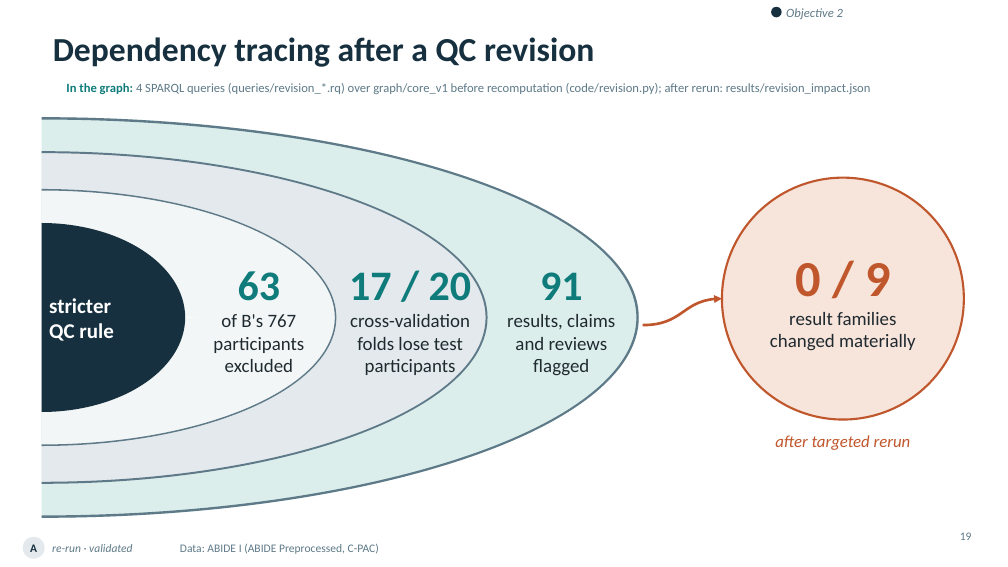
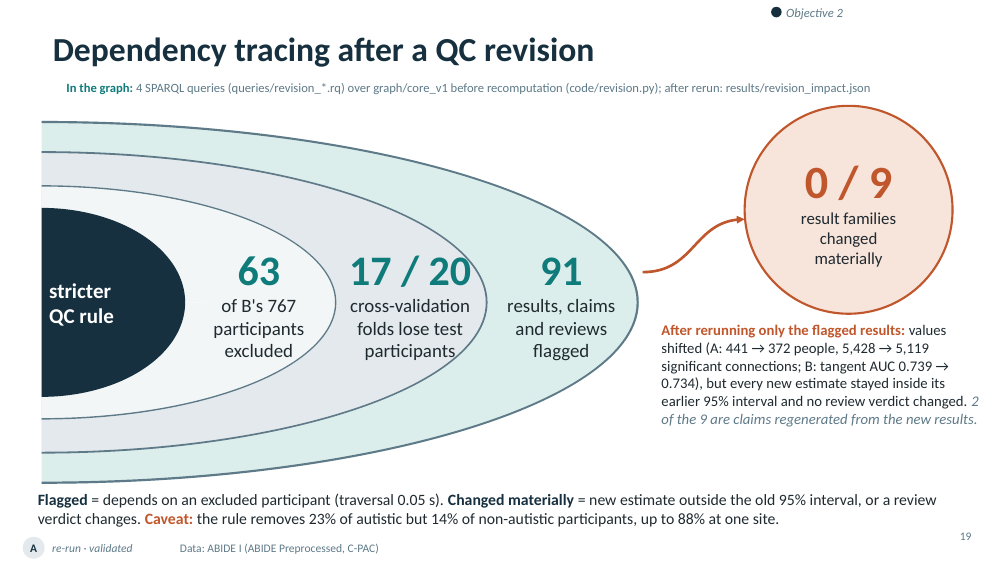
Before and after one commit to ReproNim/llm-workshop-kg, a slide deck: slide 19 of slides/Knowledge_Graphs_Skills_Neuroimaging_v4.pptx. Drawn at 1008x567 pixels with LibreOffice and Linux fonts; fonts in the diff are those of the drawing; background and template pictures are left out. Boxes give left, top, right and bottom in pixels: in the first picture for what was removed or moved away, otherwise in the second. Text is boxed around its words. In the diff, an @@ line names an element or a change of style, - is before the commit and + after.

```diff
--- a/slides/Knowledge_Graphs_Skills_Neuroimaging_v4.pptx
+++ b/slides/Knowledge_Graphs_Skills_Neuroimaging_v4.pptx
@@ ellipse "0 / 9": place and size @@
-ellipse "0 / 9" at (722, 178, 964, 420)
+ellipse "0 / 9" at (745, 106, 953, 314)
@@ ellipse "0 / 9" at (745, 106, 953, 314): size 48 to 44 pt in "0 / 9"; size 18 to 16 pt @@
@@ arch (boxed as its full ring): place and size @@
-arch (boxed as its full ring) at (0, 117, 639, 518)
+arch (boxed as its full ring) at (0, 121, 639, 484)
@@ arch (boxed as its full ring): place and size @@
-arch (boxed as its full ring) at (0, 117, 639, 518)
+arch (boxed as its full ring) at (0, 121, 639, 484)
@@ arch (boxed as its full ring): place and size @@
-arch (boxed as its full ring) at (0, 151, 488, 484)
+arch (boxed as its full ring) at (0, 151, 488, 454)
@@ arch (boxed as its full ring): place and size @@
-arch (boxed as its full ring) at (0, 151, 488, 484)
+arch (boxed as its full ring) at (0, 151, 488, 454)
@@ pie slice (boxed as its full ellipse): place and size @@
-pie slice (boxed as its full ellipse) at (0, 223, 185, 412)
+pie slice (boxed as its full ellipse) at (0, 208, 185, 397)
@@ arch (boxed as its full ring): place and size @@
-arch (boxed as its full ring) at (0, 189, 337, 446)
+arch (boxed as its full ring) at (0, 185, 337, 420)
@@ arch (boxed as its full ring): place and size @@
-arch (boxed as its full ring) at (0, 189, 337, 446)
+arch (boxed as its full ring) at (0, 185, 337, 420)
@@ text "63" rewrapped from (213, 271, 304, 372) to (213, 256, 304, 363) @@
@@ text "17 / 20": place and size @@
-text "17 / 20" at (349, 265, 472, 378)
+text "17 / 20" at (349, 250, 472, 363)
@@ text "91": place and size @@
-text "91" at (507, 272, 615, 376)
+text "91" at (507, 257, 615, 361)
@@ freeform shape: place and size @@
-freeform shape at (643, 299, 722, 325)
+freeform shape at (643, 219, 745, 272)
@@ text "stricter": place and size @@
-text "stricter" at (49, 298, 113, 341)
+text "stricter" at (49, 283, 113, 326)
@@ text added at (661, 324, 978, 427), 14 pt, text #1F2A30 @@
+After rerunning only the flagged results: values shifted (A: 441 → 372 people, 5,428 → 5,119 significant connections; B: tangent AUC 0.739 → 0.734), but every new estimate stayed inside its earlier 95% interval and no review verdict changed. 2 of the 9 are claims regenerated from the new results.
@@ text removed at (775, 435, 911, 450) @@
-after targeted rerun
@@ text added at (38, 493, 937, 527), 15 pt, text #1F2A30 @@
+Flagged = depends on an excluded participant (traversal 0.05 s). Changed materially = new estimate outside the old 95% interval, or a review verdict changes. Caveat: the rule removes 23% of autistic but 14% of non-autistic participants, up to 88% at one site.
```
Also in this commit, not shown: 25 other slides changed, 1 slide added, 2 other files.
